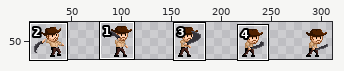
Sprite sheet -- Curse_of_Druid/Assets/Sprites/character_resource/swing_machete.png. The first picture is a wide view before the edit; the outline marks the close-up.
Close-up. Earlier state:
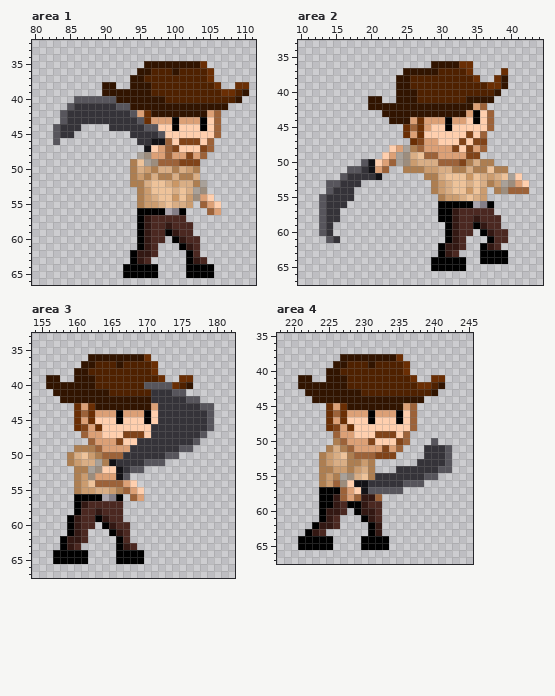
The file is 324x68 pixels. Colours within 5 levels of each other are drawn and written as one. Shown: area 1: x 80..111, y 32..66; area 2: x 10..44, y 33..67; area 3: x 154..182, y 33..67; area 4: x 218..245, y 35..67. The wide view leaves out empty margins. The commit also changed other parts of the picture, which this record leaves out.
The same view after the edit:
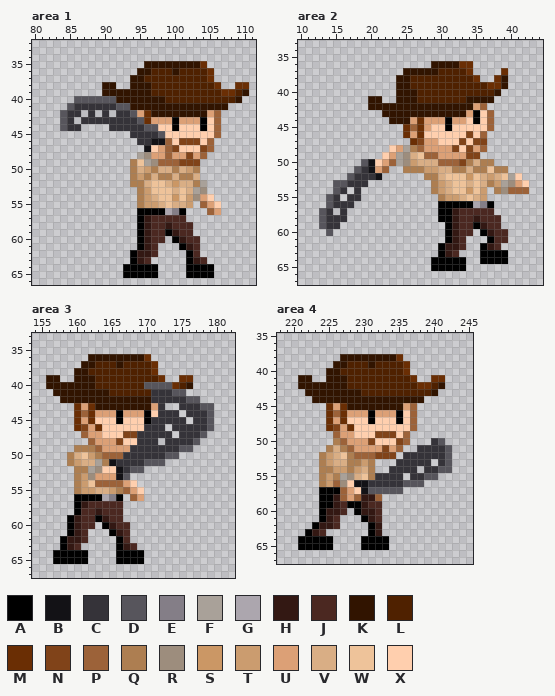
Palette (. is transparent): A #000000  B #131216  C #353339  D #57555c  E #847e87  F #a9a199  G #aca6ae  H #331813  J #4b2821  K #311400  L #4f2100  M #6a2e04  N #804319  P #9c6239  Q #ad7e51  R #9d8d7d  S #cb9765  T #cb9c6f  U #dca076  V #d9ae85  W #eec39a  X #ffcfae
The edit:
Area 1:
The author changed colour C to colour D in row 44 at x 84.
Colour C is gone in row 42 at x 87, 89 and 91; in row 43 at x 86; in row 45 at x 84 to 85.
Colour D is gone in rows 44 to 46 at x 83.
Area 2:
Colour C now appears in row 53 at x 19; in rows 54 to 55 at x 18; in row 56 at x 17; in rows 57 to 58 at x 16; in row 59 at x 15.
The author changed colour C to colour D in row 52 at x 17; in row 53 at x 16; in row 54 at x 15; in rows 55 to 56 at x 14; in row 60 at x 14.
Colour C is gone in row 54 at x 17; in row 55 at x 16; in row 57 at x 15; in row 61 at x 15.
Colour D is gone in row 51 at x 17; in row 52 at x 16; in rows 53 to 54 at x 14; in rows 55 to 56 at x 13; in row 60 at x 13; in row 61 at x 14.
Area 3:
The author changed colour N to colour C in row 47 at x 169.
The author changed colour X to colour C in row 45 at x 171; in rows 46 to 47 at x 170.
Colour C is gone in row 43 at x 173 to 174; in row 44 at x 175; in row 45 at x 176; in row 46 at x 173; in row 47 at x 174; in row 48 at x 172.
Area 4:
Colour C now appears in row 51 at x 238; in row 52 at x 236 to 238; in row 53 at x 235 to 237; in row 54 at x 234.
The author changed colour D to colour C in row 50 at x 240.
Colour D now appears in row 50 at x 241.
Colour C is gone in row 53 at x 240; in row 54 at x 238; in row 55 at x 236.
